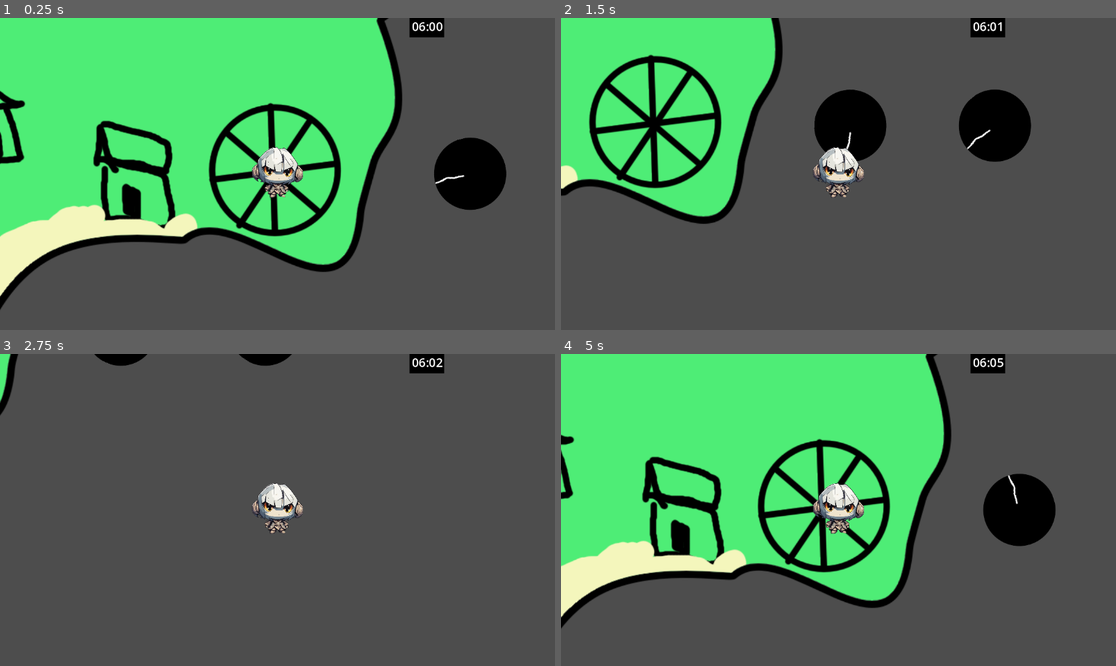
Above: before the commit, frames 1-4 (two rows, left to right).
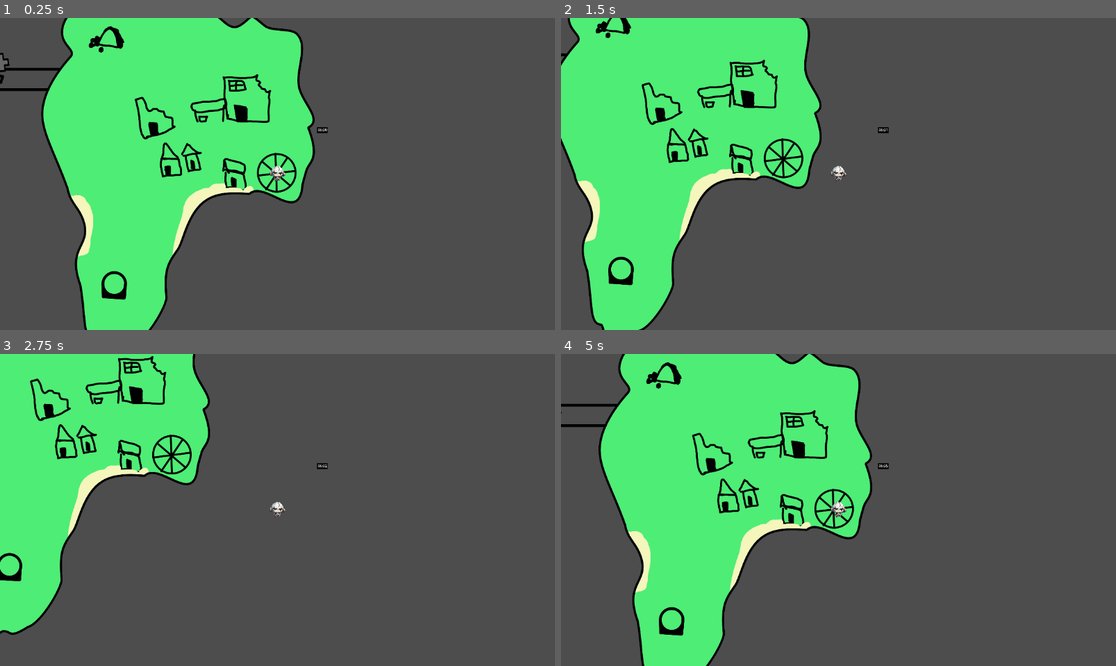
Above: after the commit, the same moments.

Repository: Hollow-Head/Sky-Island-Game
Game: Godot game, scene res://Scenes/Main.tscn
Same seed, same stepped clock (60 frames per second), same inputs: the game is played once before the commit and once after it.
Inputs:
- Up to frame 1 (0.25 s): no input
- Up to frame 2 (1.5 s): hold Right (Right) 0.53-1.28 s; hold Down (Down) from 1.28 s (still down)
- Up to frame 3 (2.75 s): release Down (Down) at 2.03 s; hold Right (Right) from 2.03 s (still down)
- Up to frame 4 (5 s): release Right (Right) at 2.78 s; hold Up (Up) 2.78-3.53 s; hold Left (Left) from 3.53 s (still down)

The runs differ from the first frame. In frame 1, 39% of the frame differs, in the area x 0-92%, y 0-100%; in frame 2, 25%; in frame 3, 22%; in frame 4, 37%.

Commit message:
Rotating island sprite and bridge align

Diff:
--- a/Scenes/Main.tscn
+++ b/Scenes/Main.tscn
@@ -1,10 +1,11 @@
-[gd_scene load_steps=6 format=3 uid="uid://c8gx26dayf4n6"]
+[gd_scene load_steps=7 format=3 uid="uid://c8gx26dayf4n6"]
 
 [ext_resource type="PackedScene" uid="uid://biwjt8wwbkgf8" path="res://Scenes/Player.tscn" id="1_8bx5u"]
 [ext_resource type="PackedScene" uid="uid://bwuam0srdawdw" path="res://Scenes/Island.tscn" id="2_2ubhq"]
-[ext_resource type="Texture2D" uid="uid://cmwl385grv3nj" path="res://Sprites/MainIslandShapeConcept.png" id="2_v6oit"]
+[ext_resource type="Texture2D" uid="uid://cmwl385grv3nj" path="res://Sprites/MainIsland.png" id="2_v6oit"]
 [ext_resource type="Script" path="res://Scripts/GameTime.gd" id="4_pqbyu"]
-[ext_resource type="PackedScene" uid="uid://clgrsnn5m5bn5" path="res://Scenes/RotateIslandExperimental.tscn" id="5_f5gd8"]
+[ext_resource type="PackedScene" uid="uid://c5tsqh32nvpxq" path="res://Scenes/RotateIslandExperimental.tscn" id="5_f5gd8"]
+[ext_resource type="Texture2D" uid="uid://cll6tby4fm5ha" path="res://Sprites/Island_1.png" id="6_47hey"]
 
 [node name="Main" type="Node"]
 
@@ -18,9 +19,20 @@
 horaInicial = 6
 
 [node name="Rotate Island Experimental" parent="." instance=ExtResource("5_f5gd8")]
+position = Vector2(-2429, -1074)
 translationSpeed = 0.0
+rotationSpeed = 0.5
+
+[node name="Island" parent="Rotate Island Experimental" index="0"]
+position = Vector2(-385.25, -87)
+scale = Vector2(0.938232, 1.34473)
+texture = ExtResource("6_47hey")
+
+[node name="Point" parent="Rotate Island Experimental" index="1"]
+position = Vector2(-768, -99)
 
 [node name="Rotate Island Experimental2" parent="." instance=ExtResource("5_f5gd8")]
+position = Vector2(225, 246)
 radius = 700.0
 translationSpeed = 0.0
 rotationSpeed = 1.5
@@ -28,6 +40,10 @@
 
 [node name="Player" parent="." instance=ExtResource("1_8bx5u")]
 
+[node name="Camera2D" parent="Player" index="2"]
+zoom = Vector2(0.3, 0.3)
+
 [connection signal="timeout" from="Game Time" to="Game Time" method="_on_timeout"]
 
 [editable path="Rotate Island Experimental"]
+[editable path="Player"]
--- a/Scenes/RotateIslandExperimental.tscn
+++ b/Scenes/RotateIslandExperimental.tscn
@@ -1,15 +1,12 @@
-[gd_scene load_steps=3 format=3 uid="uid://clgrsnn5m5bn5"]
+[gd_scene load_steps=2 format=3 uid="uid://c5tsqh32nvpxq"]
 
 [ext_resource type="Script" path="res://Scripts/RotateIslandExperimental.gd" id="1_ua5e7"]
-[ext_resource type="Texture2D" uid="uid://cv3y2blyhpu1x" path="res://Art/ball.png" id="2_84ogm"]
 
 [node name="Rotate Island Experimental" type="Node2D"]
 script = ExtResource("1_ua5e7")
 rotationClockwise = false
 
 [node name="Island" type="Sprite2D" parent="."]
-position = Vector2(171, 128)
 scale = Vector2(0.5, 0.5)
-texture = ExtResource("2_84ogm")
 
 [node name="Point" type="Marker2D" parent="."]
Binary file added: Sprites/Island_1.png
Not shown, added: Sprites/Island_1.png.import
Renamed: Sprites/MainIslandShapeConcept.png -> Sprites/MainIsland.png
Not shown, changed: Sprites/MainIsland.png.import
Not shown, added: Sprites/Island_1.png~
